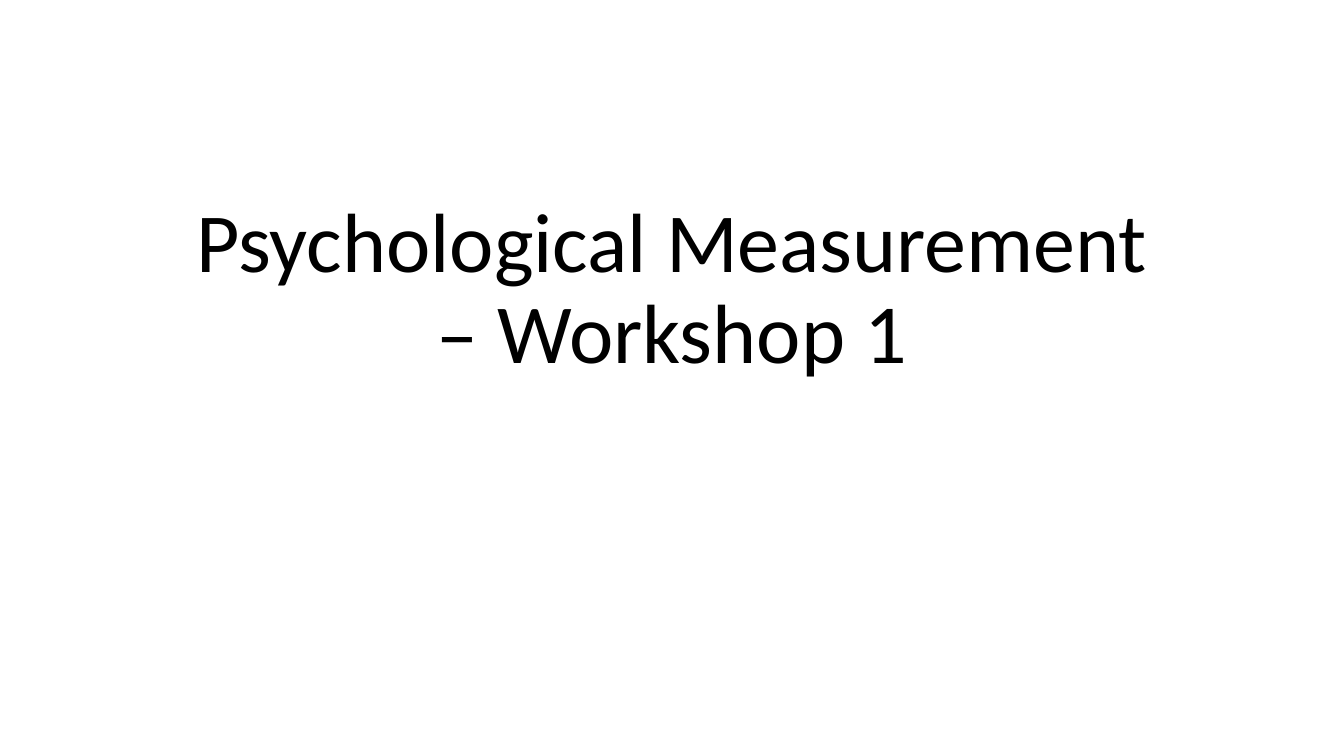
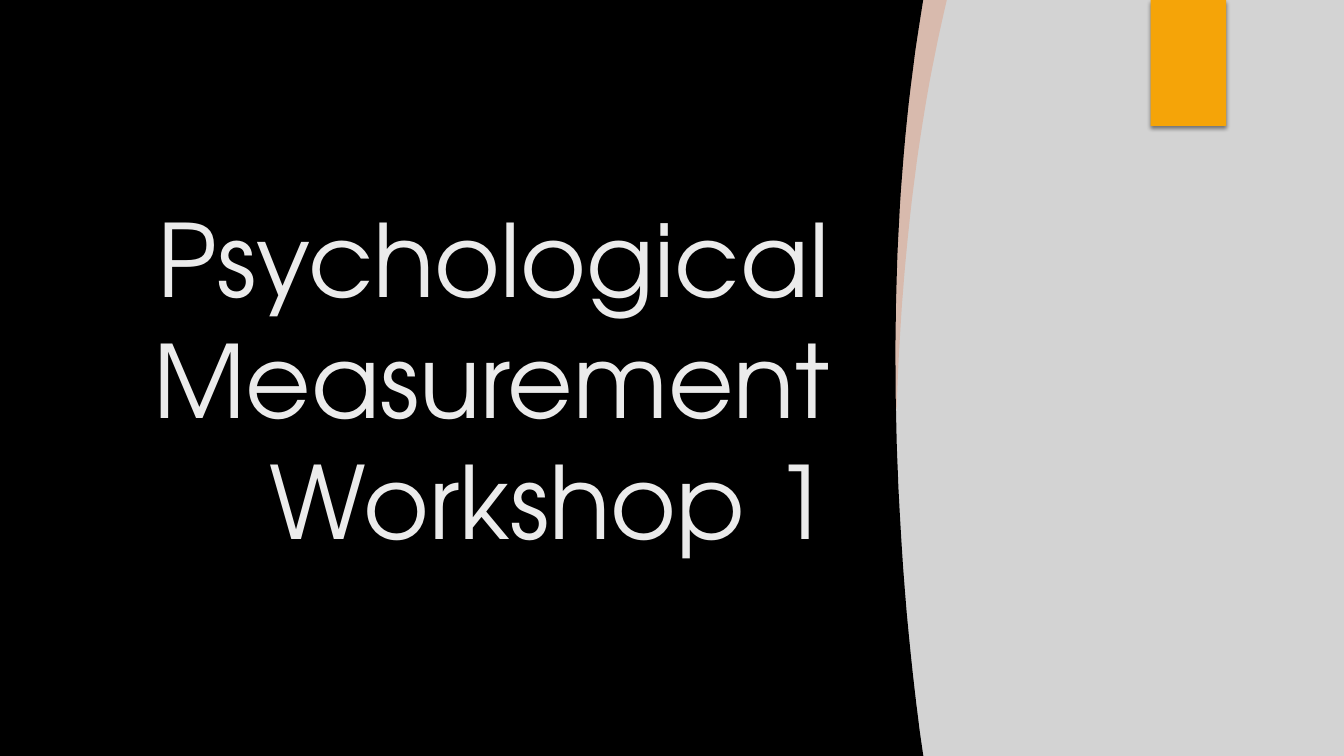
Before and after one commit to OliJimbo/Student_Materials, a slide deck: slide 1 of Week 1/Workshops/Psychological Measurement – Workshop 1.pptx. Drawn at 1344x756 pixels with LibreOffice and Linux fonts; fonts in the diff are those of the drawing; background and template pictures are left out. Boxes give left, top, right and bottom in pixels: in the first picture for what was removed or moved away, otherwise in the second. Text is boxed around its words. In the diff, an @@ line names an element or a change of style, - is before the commit and + after.

```diff
--- a/Week 1/Workshops/Psychological Measurement – Workshop 1.pptx
+++ b/Week 1/Workshops/Psychological Measurement – Workshop 1.pptx
@@ background #FFFFFF to picture (left out) @@
@@ rectangle added at bbox=[0, 0, 1344, 756], fill #D3D3D3 @@
@@ freeform shape added at bbox=[0, 0, 924, 756], fill #000000 @@
@@ freeform shape added at bbox=[885, 0, 947, 409], fill #EE5818 at 20% opacity @@
@@ rectangle added at bbox=[1150, 0, 1226, 126], fill #F5A408 @@
@@ title "Psychological Measurement Workshop 1" at bbox=[153, 222, 829, 559]: vertical alignment bottom to middle @@
@@ title at bbox=[153, 222, 829, 559]: text changed; size 60 to 72 pt; font Calibri to TeX Gyre Adventor; text colour #000000 to #EBEBEB @@
-Psychological Measurement – Workshop 1
+Psychological Measurement Workshop 1
```
Also in this commit, not shown: 9 other slides changed, 2 other files.
